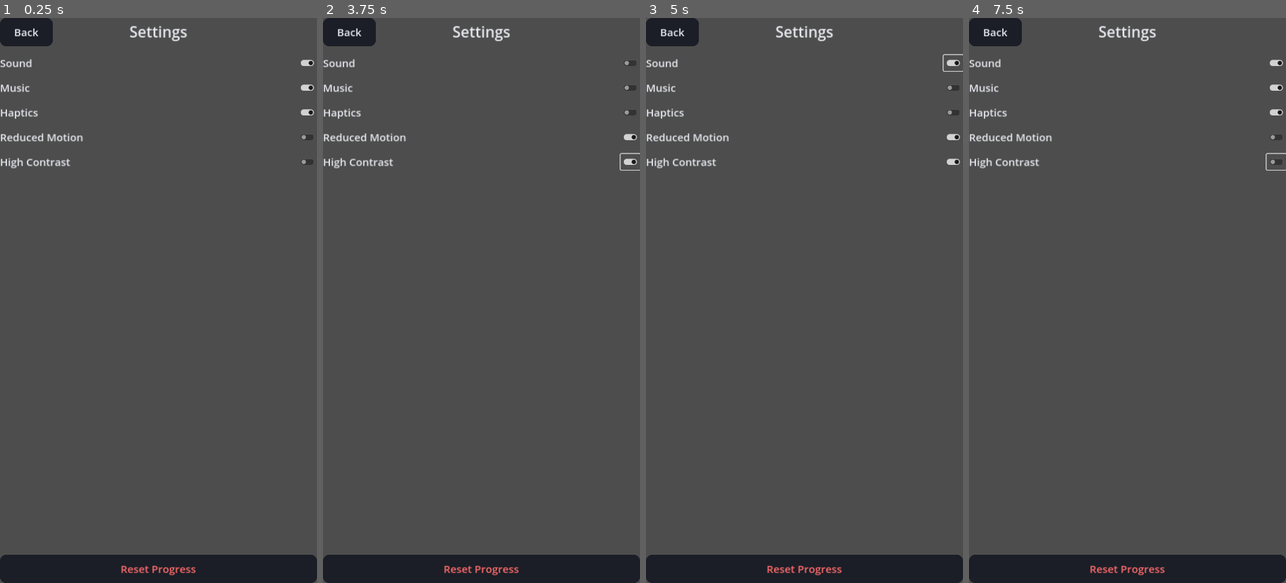
Above: before the commit, frames 1-4 (left to right).
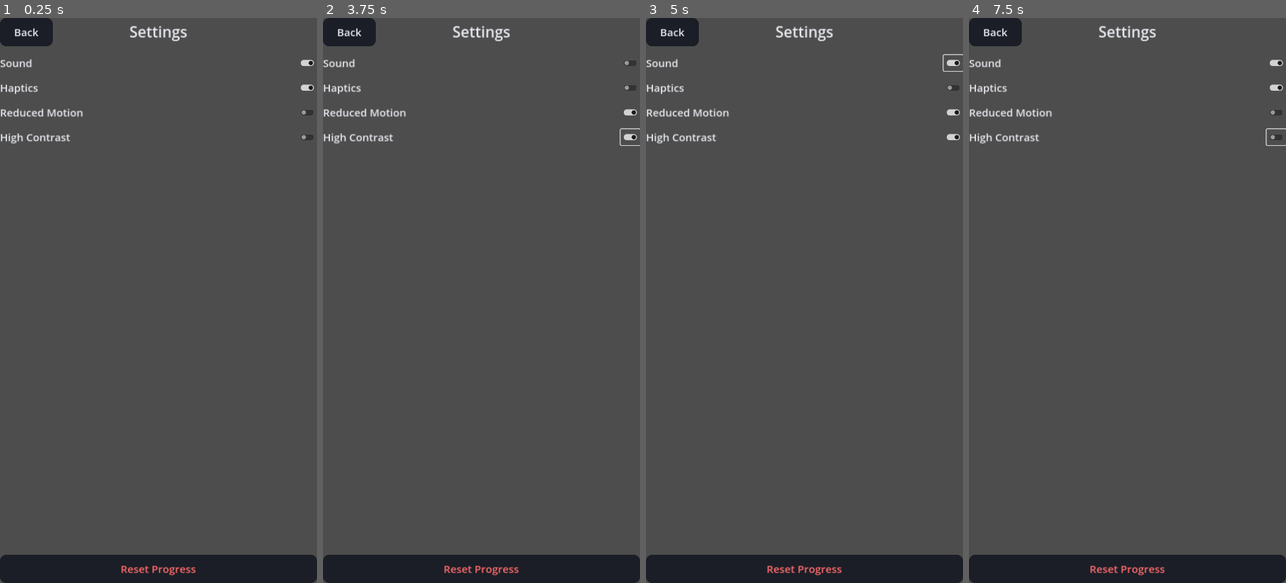
Above: after the commit, the same moments.

Repository: MaherTaha203/game2026
Game: Godot game, scene res://scenes/Settings.tscn
The game is run twice, just before and just after one commit, with the same random seed, the same clock (stepped at 60 frames per second) and the same inputs. This scene is started directly instead of the project's main scene.
Inputs (mouse positions are in pixels of both pictures, inside the frame that each line leads up to):
- Up to frame 1 (0.25 s): no input
- Up to frame 2 (3.75 s): click (630, 63) at 0.52 s; click (630, 85) at 1.27 s; click (630, 114) at 2.02 s; click (630, 136) at 2.77 s; click (630, 159) at 3.52 s
- Up to frame 3 (5 s): click (953, 63) at 4.27 s
- Up to frame 4 (7.5 s): click (1276, 85) at 5.02 s; click (1276, 114) at 5.77 s; click (1276, 136) at 6.52 s; click (1276, 159) at 7.27 s

The runs differ from the first frame. In frame 1, 0.8% of the frame differs, in the area x 0-100%, y 11-27%; in frame 2, 0.9%; in frame 3, 0.8%; in frame 4, 0.9%.

Commit message:
fix(ui,docs): remove unsupported music control and correct product claims
Audit findings (§11/§12/§18):
- A "Music" settings toggle was shown for a feature that does not exist. Removed
  the control (Option A: keep the product minimal); the save key is retained for
  a future update but no misleading control or claim remains.
- "210 hand-curated levels" overstated the process. Corrected to "deterministically
  generated, validated, deduplicated and algorithmically curated" in STORE_LISTING;
  removed "music" from GAME_DESIGN/PRIVACY/store toggles wording.
- Localization: routed the remaining user-facing strings (subtitle, "New best!",
  "Level unavailable") through Localization so nothing user-facing is hardcoded.

Verified: project imports clean; boot 0 errors.

Co-Authored-By: Claude Opus 4.8 <noreply@anthropic.com>
Claude-Session: https://claude.ai/code/session_01SgGDGmy4frGKe9WMwXS1Wc

Diff:
--- a/scripts/i18n/localization.gd
+++ b/scripts/i18n/localization.gd
@@ -12,6 +12,9 @@
 const STRINGS := {
 	"en": {
 		"app_title": "ONE LINE",
+		"subtitle": "one stroke. every line. once.",
+		"new_best": "New best!",
+		"level_unavailable": "Level unavailable",
 		"play": "Play",
 		"continue": "Continue",
 		"level_select": "Levels",
@@ -28,7 +31,6 @@
 		"replay": "Replay",
 		"next": "Next",
 		"sound": "Sound",
-		"music": "Music",
 		"haptics": "Haptics",
 		"reduced_motion": "Reduced Motion",
 		"high_contrast": "High Contrast",
--- a/scripts/ui/gameplay.gd
+++ b/scripts/ui/gameplay.gd
@@ -114,7 +114,7 @@
 	add_child(center)
 	var col := VBoxContainer.new()
 	center.add_child(col)
-	var msg := Style.make_title("Level unavailable", Style.H2_SIZE)
+	var msg := Style.make_title(Localization.t("level_unavailable"), Style.H2_SIZE)
 	col.add_child(msg)
 	var back := Style.make_button(Localization.t("back"))
 	back.pressed.connect(func(): ScreenManager.goto("levels"))
--- a/scripts/ui/level_complete.gd
+++ b/scripts/ui/level_complete.gd
@@ -25,7 +25,7 @@
 
 	if bool(result.get("improved", false)):
 		var improved := Label.new()
-		improved.text = "New best!"
+		improved.text = Localization.t("new_best")
 		improved.horizontal_alignment = HORIZONTAL_ALIGNMENT_CENTER
 		improved.add_theme_color_override("font_color", Style.SUCCESS)
 		improved.add_theme_font_size_override("font_size", Style.BODY_SIZE)
--- a/scripts/ui/main_menu.gd
+++ b/scripts/ui/main_menu.gd
@@ -17,7 +17,7 @@
 	col.add_child(title)
 
 	var subtitle := Label.new()
-	subtitle.text = "one stroke. every line. once."
+	subtitle.text = Localization.t("subtitle")
 	subtitle.horizontal_alignment = HORIZONTAL_ALIGNMENT_CENTER
 	subtitle.add_theme_color_override("font_color", Style.MUTED)
 	subtitle.add_theme_font_size_override("font_size", Style.BODY_SIZE)
--- a/scripts/ui/settings.gd
+++ b/scripts/ui/settings.gd
@@ -24,8 +24,10 @@
 	header.add_child(spacer)
 	root.add_child(header)
 
+	# Note: no "music" toggle — no music track ships in v1 (a control for a
+	# non-existent feature is misleading). The save key is retained for a future
+	# update but is not shown.
 	root.add_child(_toggle("sound", "sound"))
-	root.add_child(_toggle("music", "music"))
 	root.add_child(_toggle("haptics", "haptics"))
 	root.add_child(_toggle("reduced_motion", "reduced_motion"))
 	root.add_child(_toggle("high_contrast", "high_contrast"))
Not shown, changed: docs/GAME_DESIGN.md
Not shown, changed: docs/PRIVACY.md
Not shown, changed: docs/STORE_LISTING.md
